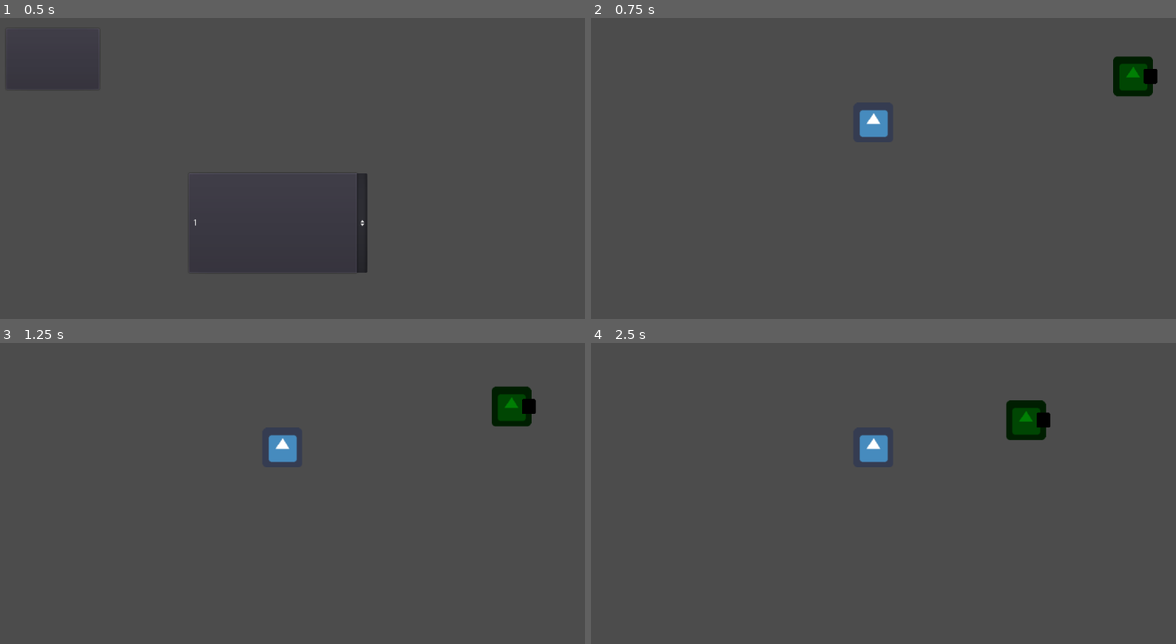
Above: before the commit, frames 1-4 (two rows, left to right).
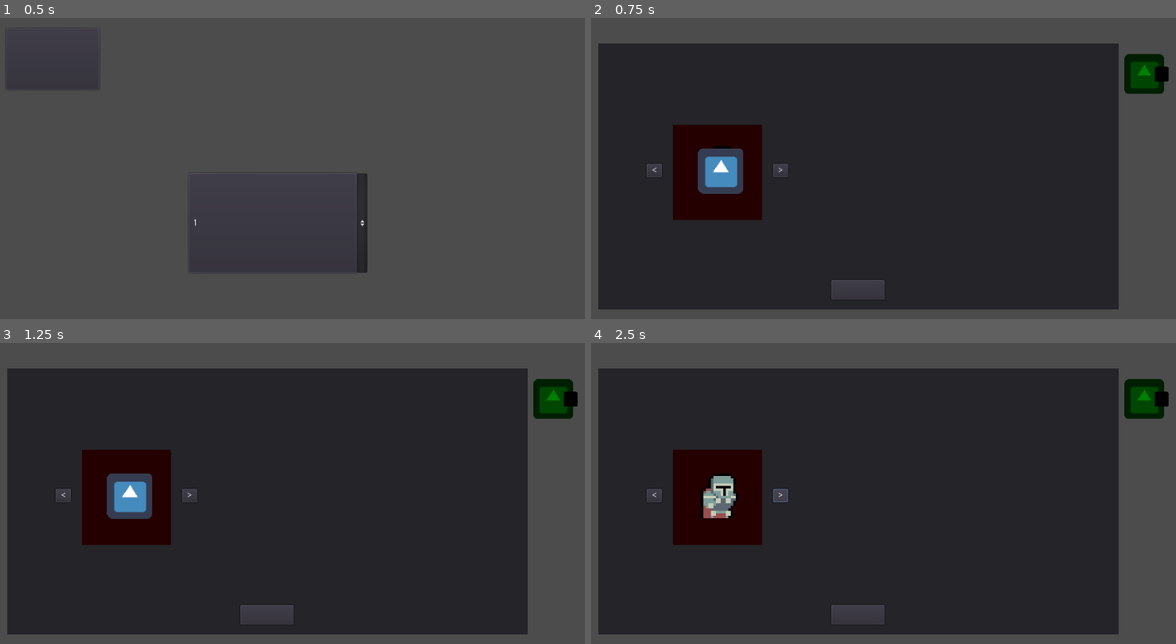
Above: after the commit, the same moments.

Repository: Fleyvera/GoblinHunter
Game: Godot game, scene res://Scenes/Menu.tscn
The game is run twice, just before and just after one commit, with the same random seed, the same clock (stepped at 60 frames per second) and the same inputs. The project has no main scene, so this scene is started directly. The engine's default icon, where the game draws it, is replaced by a stand-in: a white triangle on a blue panel in a dark square.
Inputs (mouse positions are in pixels of both pictures, inside the frame that each line leads up to):
- Up to frame 1 (0.5 s): no input
- Up to frame 2 (0.75 s): click (643, 60) at 0.5 s
- Up to frame 3 (1.25 s): no input
- Up to frame 4 (2.5 s): click (655, 496) at 1.25 s, where only the run after the commit has a clickable "<"; click (778, 496) at 2 s, where only the run after the commit has a clickable ">"

Frame 1 is identical in both runs. In frame 2, 78% of the frame differs, in the area x 1-99%, y 8-97%; in frame 3, 78%; in frame 4, 79%.
Error after the commit: Attempt to call function 'show' in base 'null instance' on a null instance. (res://Scripts/Character)

Commit message:
2 Att

Diff:
--- a/Prefabs/CharacterPool.tscn
+++ b/Prefabs/CharacterPool.tscn
@@ -1,22 +1,72 @@
-[gd_scene load_steps=5 format=2]
+[gd_scene load_steps=14 format=2]
 
 [ext_resource path="res://Scripts/Knight.gd" type="Script" id=1]
-[ext_resource path="res://icon.png" type="Texture" id=2]
+[ext_resource path="res://Sprites/Knight-Sheet.png" type="Texture" id=2]
 [ext_resource path="res://Scripts/CharacterPool.gd" type="Script" id=3]
 
-[sub_resource type="RectangleShape2D" id=1]
-extents = Vector2( 31, 31 )
+[sub_resource type="CapsuleShape2D" id=1]
+radius = 6.0
+height = 6.0
+
+[sub_resource type="AtlasTexture" id=2]
+atlas = ExtResource( 2 )
+region = Rect2( 0, 64, 32, 32 )
+
+[sub_resource type="AtlasTexture" id=3]
+atlas = ExtResource( 2 )
+region = Rect2( 32, 64, 32, 32 )
+
+[sub_resource type="AtlasTexture" id=4]
+atlas = ExtResource( 2 )
+region = Rect2( 64, 64, 32, 32 )
+
+[sub_resource type="AtlasTexture" id=5]
+atlas = ExtResource( 2 )
+region = Rect2( 96, 64, 32, 32 )
+
+[sub_resource type="AtlasTexture" id=6]
+atlas = ExtResource( 2 )
+region = Rect2( 0, 32, 32, 32 )
+
+[sub_resource type="AtlasTexture" id=7]
+atlas = ExtResource( 2 )
+region = Rect2( 32, 32, 32, 32 )
+
+[sub_resource type="AtlasTexture" id=8]
+atlas = ExtResource( 2 )
+region = Rect2( 64, 32, 32, 32 )
+
+[sub_resource type="AtlasTexture" id=9]
+atlas = ExtResource( 2 )
+region = Rect2( 96, 32, 32, 32 )
+
+[sub_resource type="SpriteFrames" id=10]
+animations = [ {
+"frames": [ SubResource( 2 ), SubResource( 3 ), SubResource( 4 ), SubResource( 5 ) ],
+"loop": true,
+"name": "Walk",
+"speed": 8.0
+}, {
+"frames": [ SubResource( 6 ), SubResource( 7 ), SubResource( 8 ), SubResource( 9 ) ],
+"loop": true,
+"name": "Idle",
+"speed": 2.0
+} ]
 
 [node name="PlayerPool" type="Node2D"]
 script = ExtResource( 3 )
 
 [node name="Knight" type="KinematicBody2D" parent="."]
 position = Vector2( 71, 75 )
+scale = Vector2( 5, 5 )
 collision_layer = 3
 script = ExtResource( 1 )
 
 [node name="CollisionShape2D" type="CollisionShape2D" parent="Knight"]
 shape = SubResource( 1 )
 
-[node name="Sprite" type="Sprite" parent="Knight"]
-texture = ExtResource( 2 )
+[node name="AnimatedSprite" type="AnimatedSprite" parent="Knight"]
+position = Vector2( 0, -8 )
+frames = SubResource( 10 )
+animation = "Walk"
+playing = true
--- /dev/null
+++ b/Scenes/Character Selector.tscn
@@ -0,0 +1,116 @@
+[gd_scene load_steps=14 format=2]
+
+[ext_resource path="res://Scripts/Character Selector.gd" type="Script" id=1]
+[ext_resource path="res://Sprites/Knight-Sheet.png" type="Texture" id=2]
+[ext_resource path="res://icon.png" type="Texture" id=3]
+
+[sub_resource type="AtlasTexture" id=2]
+atlas = ExtResource( 2 )
+region = Rect2( 0, 64, 32, 32 )
+
+[sub_resource type="AtlasTexture" id=3]
+atlas = ExtResource( 2 )
+region = Rect2( 32, 64, 32, 32 )
+
+[sub_resource type="AtlasTexture" id=4]
+atlas = ExtResource( 2 )
+region = Rect2( 64, 64, 32, 32 )
+
+[sub_resource type="AtlasTexture" id=5]
+atlas = ExtResource( 2 )
+region = Rect2( 96, 64, 32, 32 )
+
+[sub_resource type="AtlasTexture" id=6]
+atlas = ExtResource( 2 )
+region = Rect2( 0, 32, 32, 32 )
+
+[sub_resource type="AtlasTexture" id=7]
+atlas = ExtResource( 2 )
+region = Rect2( 32, 32, 32, 32 )
+
+[sub_resource type="AtlasTexture" id=8]
+atlas = ExtResource( 2 )
+region = Rect2( 64, 32, 32, 32 )
+
+[sub_resource type="AtlasTexture" id=9]
+atlas = ExtResource( 2 )
+region = Rect2( 96, 32, 32, 32 )
+
+[sub_resource type="SpriteFrames" id=10]
+animations = [ {
+"frames": [ SubResource( 2 ), SubResource( 3 ), SubResource( 4 ), SubResource( 5 ) ],
+"loop": true,
+"name": "Walk",
+"speed": 8.0
+}, {
+"frames": [ SubResource( 6 ), SubResource( 7 ), SubResource( 8 ), SubResource( 9 ) ],
+"loop": true,
+"name": "Idle",
+"speed": 2.0
+} ]
+
+[sub_resource type="SpriteFrames" id=11]
+animations = [ {
+"frames": [ ExtResource( 3 ) ],
+"loop": true,
+"name": "default",
+"speed": 5.0
+} ]
+
+[node name="Character Selector" type="CanvasLayer"]
+pause_mode = 2
+script = ExtResource( 1 )
+
+[node name="Panel" type="Panel" parent="."]
+pause_mode = 2
+margin_left = 95.0
+margin_top = 77.0
+margin_right = 932.0
+margin_bottom = 505.0
+
+[node name="p1Selector" type="Panel" parent="Panel"]
+modulate = Color( 1, 0, 0, 1 )
+margin_left = 120.0
+margin_top = 131.0
+margin_right = 263.0
+margin_bottom = 284.0
+
+[node name="p1Left" type="Button" parent="Panel"]
+margin_left = 78.0
+margin_top = 194.0
+margin_right = 102.0
+margin_bottom = 215.0
+text = "<"
+
+[node name="p1Right" type="Button" parent="Panel"]
+margin_left = 281.0
+margin_top = 194.0
+margin_right = 305.0
+margin_bottom = 215.0
+text = ">"
+
+[node name="Options" type="Node2D" parent="Panel"]
+
+[node name="KnightAnimatedSprite" type="AnimatedSprite" parent="Panel/Options"]
+position = Vector2( 197, 177 )
+scale = Vector2( 4, 4 )
+frames = SubResource( 10 )
+animation = "Idle"
+playing = true
+
+[node name="GodotAnimatedSprite" type="AnimatedSprite" parent="Panel/Options"]
+position = Vector2( 197, 205 )
+scale = Vector2( 1.14063, 1.14063 )
+frames = SubResource( 11 )
+playing = true
+
+[node name="ReadyButton" type="Button" parent="."]
+pause_mode = 2
+margin_left = 470.0
+margin_top = 458.0
+margin_right = 555.0
+margin_bottom = 489.0
+
+[connection signal="pressed" from="Panel/p1Left" to="." method="_on_p1Left_pressed"]
+[connection signal="pressed" from="Panel/p1Right" to="." method="_on_p1Right_pressed"]
+[connection signal="pressed" from="ReadyButton" to="." method="_on_ReadyButton_pressed"]
--- a/Scenes/Game.tscn
+++ b/Scenes/Game.tscn
@@ -1,10 +1,13 @@
-[gd_scene load_steps=3 format=2]
+[gd_scene load_steps=4 format=2]
 
+[ext_resource path="res://Scenes/Character Selector.tscn" type="PackedScene" id=1]
 [ext_resource path="res://Scripts/Players.gd" type="Script" id=2]
 [ext_resource path="res://Scripts/Game.gd" type="Script" id=4]
 
 [node name="Game" type="Node2D"]
 script = ExtResource( 4 )
 
+[node name="Character Selector" parent="." instance=ExtResource( 1 )]
+
 [node name="Players" type="Node2D" parent="."]
 script = ExtResource( 2 )
--- /dev/null
+++ b/Scripts/Character Selector.gd
@@ -0,0 +1,53 @@
+extends CanvasLayer
+
+var optionsNum
+var options
+var total
+
+func _ready():
+
+	get_tree().paused = true
+
+	options = get_node("Panel/Options")
+	total = options.get_child_count() - 1
+	optionsNum = 1
+
+	pass
+
+
+func _process(delta):
+	pass
+
+
+func _on_ReadyButton_pressed():
+	get_tree().paused = false
+	queue_free()
+	pass
+
+func CharacterSelector():
+
+
+
+	pass
+
+
+func _on_p1Left_pressed():
+
+	if optionsNum < total:
+		options.get_child(optionsNum).hide()
+		optionsNum -= 1
+		options.get_child(optionsNum).show()
+
+
+	pass
+
+
+func _on_p1Right_pressed():
+
+	if optionsNum > 0:
+		options.get_child(optionsNum).hide()
+		optionsNum += 1
+		options.get_child(optionsNum).show()
+
+
+	pass
--- a/Scripts/Knight.gd
+++ b/Scripts/Knight.gd
@@ -1,12 +1,14 @@
 extends KinematicBody2D
 
+var player2
 
-var speed = 200
+var speed = 350
 var dir = Vector2()
 
 var anim = ""
 
 func _ready():
+
 	pass
 
 
@@ -14,7 +16,7 @@
 
 	Move(delta)
 
-	#Anim()
+	Anim()
 
 
 	pass
@@ -27,34 +29,51 @@
 
 	dir = Vector2()
 
-	if Input.is_action_pressed("Left"):
-		dir += Vector2(-1 , 0)
+	if get_node_or_null("Player2") == null:
 
-	if Input.is_action_pressed("Right"):
-		dir += Vector2(1 , 0)
+		if Input.is_action_pressed("Left"):
+			dir += Vector2(-1 , 0)
+			get_node("AnimatedSprite").flip_h = true
 
-	if Input.is_action_pressed("Up"):
-		dir += Vector2(0 , -1)
+		if Input.is_action_pressed("Right"):
+			dir += Vector2(1 , 0)
+			get_node("AnimatedSprite").flip_h = false
 
-	if Input.is_action_pressed("Down"):
-		dir += Vector2(0 , 1)
+		if Input.is_action_pressed("Up"):
+			dir += Vector2(0 , -1)
+
+		if Input.is_action_pressed("Down"):
+			dir += Vector2(0 , 1)
+	else:
+
+		if Input.is_action_pressed("p2Left"):
+			dir += Vector2(-1 , 0)
+			get_node("AnimatedSprite").flip_h = true
+
+		if Input.is_action_pressed("p2Right"):
+			dir += Vector2(1 , 0)
+			get_node("AnimatedSprite").flip_h = false
+
+		if Input.is_action_pressed("p2Up"):
+			dir += Vector2(0 , -1)
+
+		if Input.is_action_pressed("p2Down"):
+			dir += Vector2(0 , 1)
 
 	move_and_collide(dir.normalized() * speed * delta)
 
 	pass
 
 
-#func Anim():
-#
-#	#Anim
-#
-#	if dir != Vector2():
-#		anim = "Walk"
-#	else:
-#		anim = "Idle"
-#
-#
-#
-#	get_node("AnimatedSprite").play(anim)
-#
-#	pass
+func Anim():
+
+	#Anim
+
+	if dir != Vector2():
+		anim = "Walk"
+	else:
+		anim = "Idle"
+	get_node("AnimatedSprite").play(anim)
+
+
+	pass
--- a/project.godot
+++ b/project.godot
@@ -39,6 +39,30 @@
 "events": [ Object(InputEventKey,"resource_local_to_scene":false,"resource_name":"","device":0,"alt":false,"shift":false,"control":false,"meta":false,"command":false,"pressed":false,"scancode":68,"physical_scancode":0,"unicode":0,"echo":false,"script":null)
  ]
 }
+p2Down={
+"deadzone": 0.5,
+"events": [ Object(InputEventJoypadMotion,"resource_local_to_scene":false,"resource_name":"","device":0,"axis":1,"axis_value":1.0,"script":null)
+ ]
+}
+p2Up={
+"deadzone": 0.5,
+"events": [ Object(InputEventJoypadMotion,"resource_local_to_scene":false,"resource_name":"","device":0,"axis":1,"axis_value":-1.0,"script":null)
+ ]
+}
+p2Left={
+"deadzone": 0.5,
+"events": [ Object(InputEventJoypadMotion,"resource_local_to_scene":false,"resource_name":"","device":0,"axis":0,"axis_value":-1.0,"script":null)
+ ]
+}
+p2Right={
+"deadzone": 0.5,
+"events": [ Object(InputEventJoypadMotion,"resource_local_to_scene":false,"resource_name":"","device":0,"axis":0,"axis_value":1.0,"script":null)
+ ]
+}
+
+[locale]
+
+locale_filter=[ 1, [ "en", "pt_BR" ] ]
 
 [physics]
 
Binary file added: Sprites/Knight-Sheet.png
Not shown, added: Sprites/Knight-Sheet.png.import
